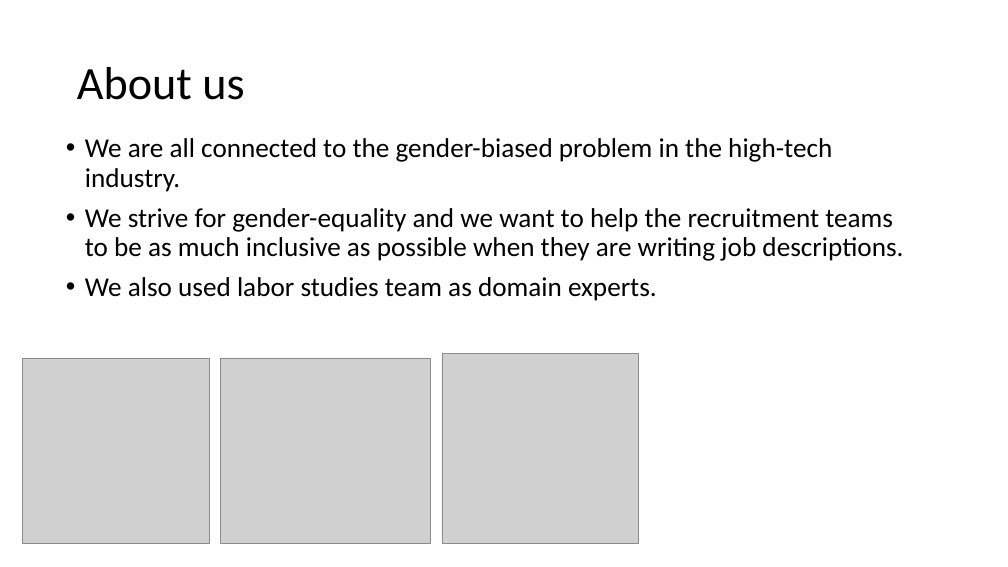
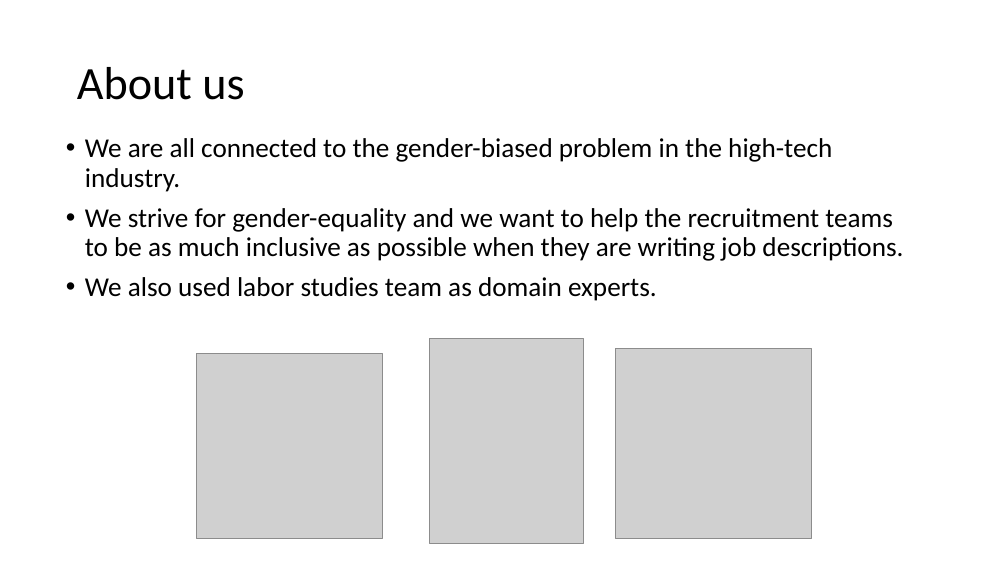
Before and after one commit to lironcohen8/Gender_Bias_in_Job_Descriptions, a slide deck: slide 3 of iteration2/iteration2_presentation.pptx. Drawn at 1008x567 pixels with LibreOffice and Linux fonts; fonts in the diff are those of the drawing; grey boxes stand for pictures. Boxes give left, top, right and bottom in pixels: in the first picture for what was removed or moved away, otherwise in the second. Text is boxed around its words. In the diff, an @@ line names an element or a change of style, - is before the commit and + after.

```diff
--- a/iteration2/iteration2_presentation.pptx
+++ b/iteration2/iteration2_presentation.pptx
@@ picture: place and size @@
-picture at box(23, 358, 209, 544)
+picture at box(197, 353, 383, 538)
@@ picture removed at box(221, 358, 430, 544) @@
@@ picture added at box(430, 339, 583, 544) @@
@@ picture: place and size @@
-picture at box(442, 353, 639, 544)
+picture at box(616, 349, 812, 539)
```
Also in this commit, not shown: 1 other slide changed, 4 other files.
